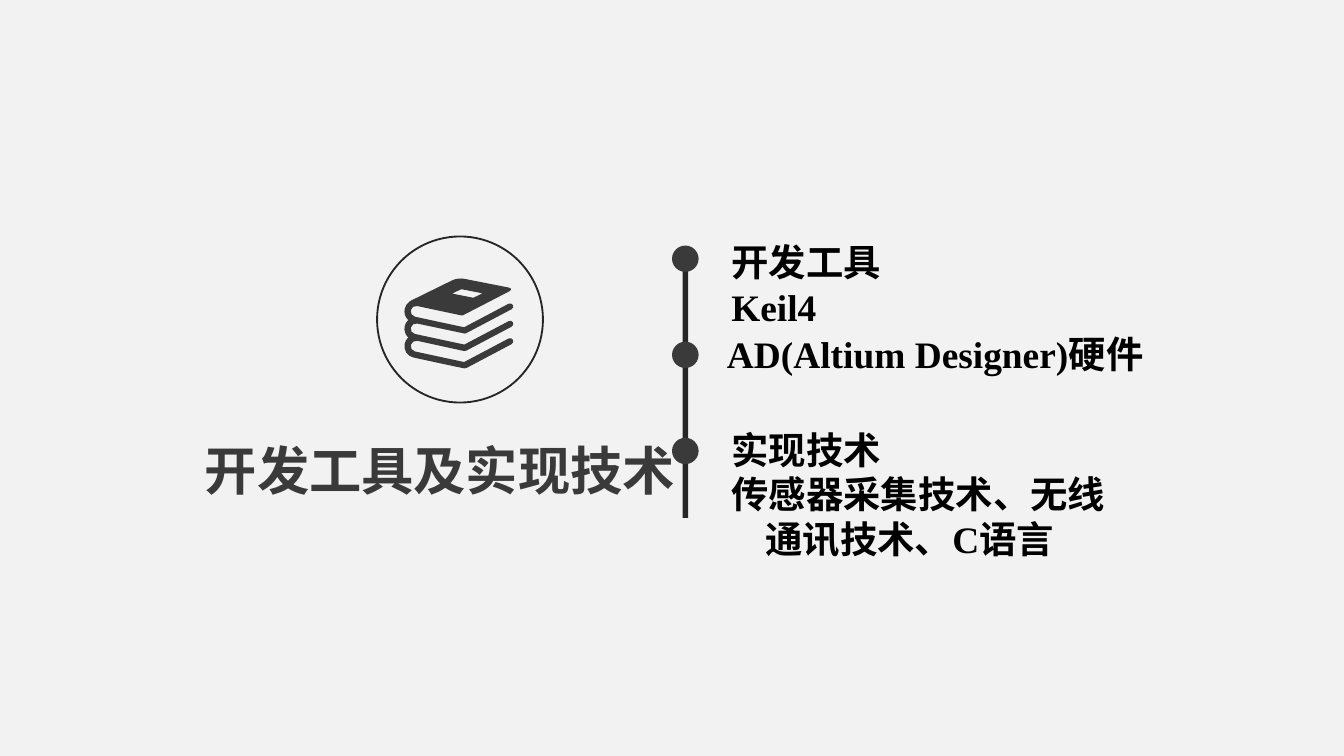
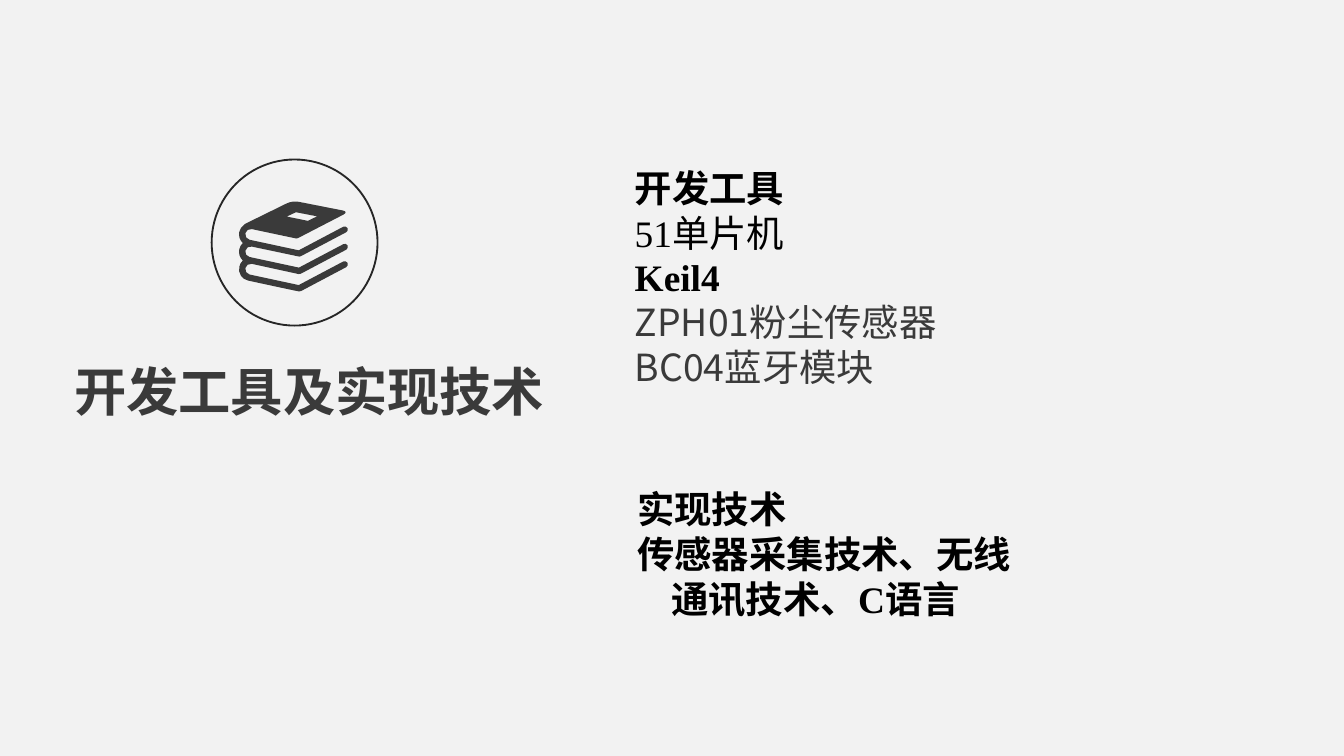
Before and after one commit to zhoutongxu/20151104764_zhoutongxu, a slide deck: slide 7 of 基于蓝牙的室内环境PM2.5检测系统/答辩PPT/20151104764-周桐旭-基于蓝牙的室内环境PM2.5检测系统-开题PPT.ppt. Drawn at 1344x756 pixels with LibreOffice and Linux fonts; fonts in the diff are those of the drawing; background and template pictures are left out. Boxes give left, top, right and bottom in pixels: in the first picture for what was removed or moved away, otherwise in the second. Text is boxed around its words. In the diff, an @@ line names an element or a change of style, - is before the commit and + after.

```diff
--- a/基于蓝牙的室内环境PM2.5检测系统/答辩PPT/20151104764-周桐旭-基于蓝牙的室内环境PM2.5检测系统-开题PPT.ppt
+++ b/基于蓝牙的室内环境PM2.5检测系统/答辩PPT/20151104764-周桐旭-基于蓝牙的室内环境PM2.5检测系统-开题PPT.ppt
@@ ellipse: place and size @@
-ellipse at box(378, 237, 543, 403)
+ellipse at box(211, 160, 376, 327)
@@ text "开发工具": place and size @@
-text "开发工具" at box(731, 244, 881, 322)
+text "开发工具" at box(635, 170, 937, 384)
@@ freeform shape: place and size @@
-freeform shape at box(403, 278, 513, 368)
+freeform shape at box(238, 202, 348, 292)
@@ text at box(635, 218, 785, 250): paragraph added @@
+51单片机
@@ text at box(635, 304, 937, 384): paragraphs added @@
+ZPH01粉尘传感器
+BC04蓝牙模块
@@ text "开发工具及实现技术": place and size @@
-text "开发工具及实现技术" at box(205, 443, 675, 495)
+text "开发工具及实现技术" at box(74, 366, 544, 416)
@@ text removed at box(727, 339, 1144, 375) @@
-AD(Altium Designer)硬件
@@ group removed at box(672, 246, 699, 517): 3 ellipses, 1 line @@
@@ text "实现技术": place and size @@
-text "实现技术" at box(731, 432, 1105, 557)
+text "实现技术" at box(637, 491, 1011, 617)
```
Also in this commit, not shown: 6 other slides changed.
